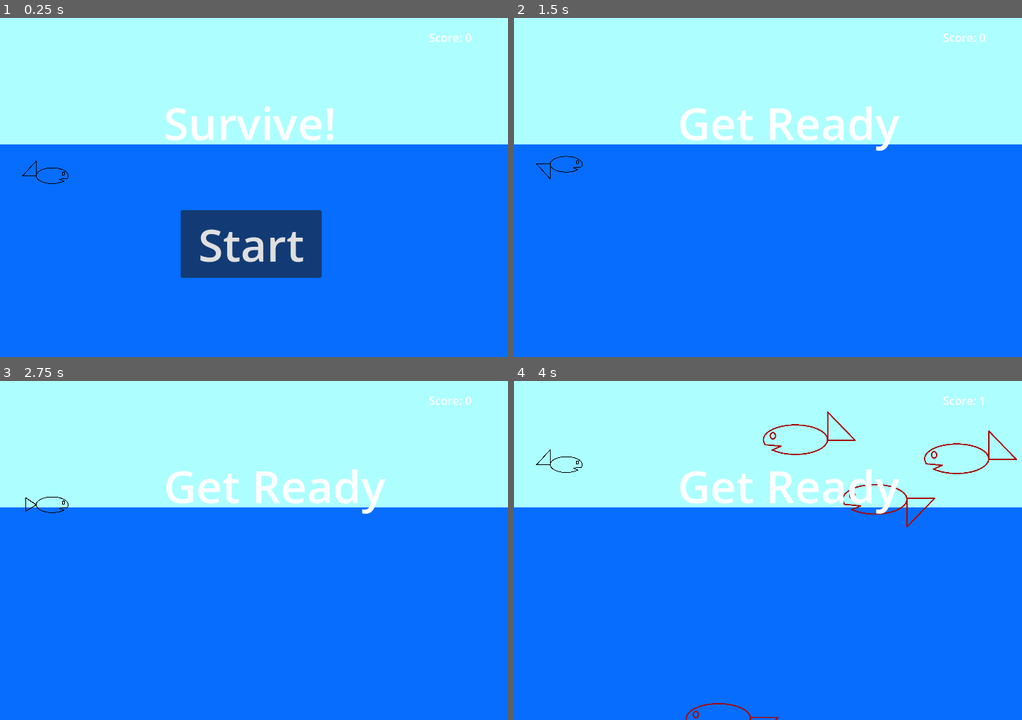
Above: before the commit, frames 1-4 (two rows, left to right).
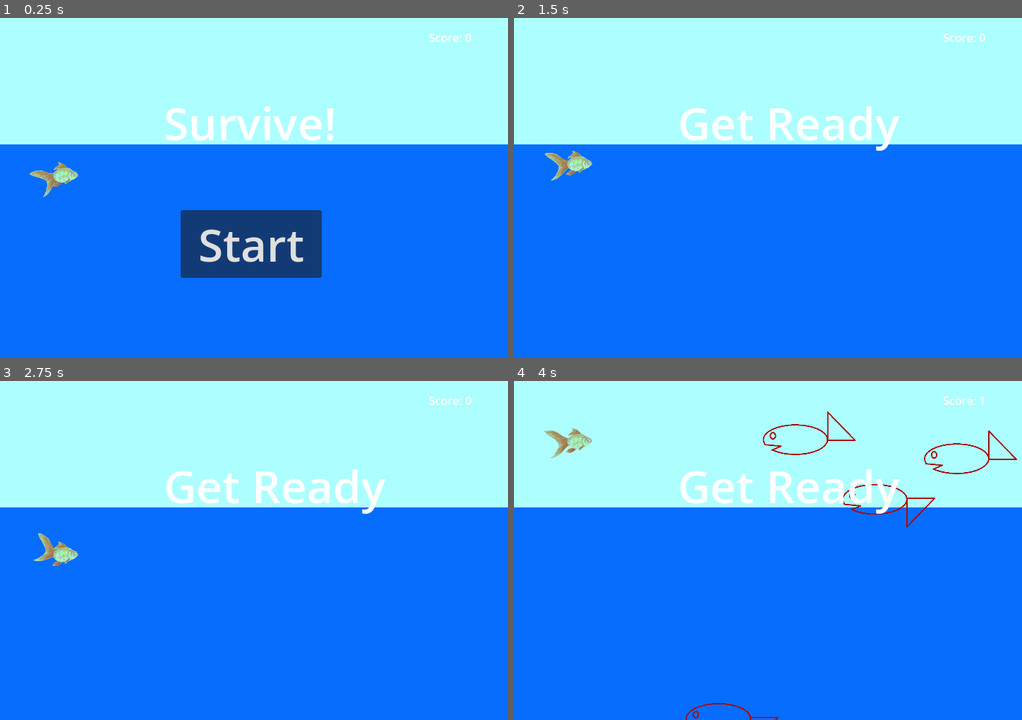
Above: after the commit, the same moments.

Repository: Aveli-games/splashy-fish
Game: Godot game, scene res://main.tscn
Same seed, same stepped clock (60 frames per second), same inputs: the game is played once before the commit and once after it.
Inputs:
- Up to frame 1 (0.25 s): no input
- Up to frame 2 (1.5 s): click "Start" at 0.5 s; tap Enter at 1.25 s; hold W (swim_up) from 1.28 s (still down)
- Up to frame 3 (2.75 s): release W (swim_up) at 2.03 s; hold S (swim_down) from 2.03 s (still down)
- Up to frame 4 (4 s): release S (swim_down) at 2.78 s; hold W (swim_up) from 2.78 s (still down)

The runs differ from the first frame. In frame 1, 0.4% of the frame differs, in the area x 4-16%, y 42-53%; in frame 2, 0.4%; in frame 3, 0.4%, in the area x 4-16%, y 34-55%; in frame 4, 0.4%.

Commit message:
Add new player art, remove placeholders

Diff:
--- a/player.tscn
+++ b/player.tscn
@@ -1,18 +1,18 @@
 [gd_scene load_steps=7 format=3 uid="uid://yyaj3k1cmcfm"]
 
 [ext_resource type="Script" path="res://player.gd" id="1_3epn2"]
-[ext_resource type="Texture2D" uid="uid://bjl1tfsyusdem" path="res://art/sprites/player/fish1.png" id="1_byiqn"]
-[ext_resource type="Texture2D" uid="uid://qheh2jvftmnk" path="res://art/sprites/player/fish2.png" id="2_fhb7f"]
-[ext_resource type="Texture2D" uid="uid://b0m0rs7tcg40x" path="res://art/sprites/player/fish_neutral.png" id="2_vd4gn"]
+[ext_resource type="Texture2D" uid="uid://c178vq78cteuk" path="res://art/sprites/player/fish_watercolor_up.png" id="2_ebb20"]
+[ext_resource type="Texture2D" uid="uid://b1kjcge12l8r7" path="res://art/sprites/player/fish_watercolor_neutral.png" id="3_hrwat"]
+[ext_resource type="Texture2D" uid="uid://bps180ujvbx0y" path="res://art/sprites/player/fish_watercolor_down.png" id="4_s1281"]
 
 [sub_resource type="SpriteFrames" id="SpriteFrames_4ma7g"]
 animations = [{
 "frames": [{
 "duration": 1.0,
-"texture": ExtResource("1_byiqn")
+"texture": ExtResource("2_ebb20")
 }, {
 "duration": 1.0,
-"texture": ExtResource("2_vd4gn")
+"texture": ExtResource("3_hrwat")
 }],
 "loop": true,
 "name": &"swim_down",
@@ -20,10 +20,10 @@
 }, {
 "frames": [{
 "duration": 1.0,
-"texture": ExtResource("1_byiqn")
+"texture": ExtResource("4_s1281")
 }, {
 "duration": 1.0,
-"texture": ExtResource("2_fhb7f")
+"texture": ExtResource("2_ebb20")
 }],
 "loop": true,
 "name": &"swim_neutral",
@@ -31,10 +31,10 @@
 }, {
 "frames": [{
 "duration": 1.0,
-"texture": ExtResource("2_fhb7f")
+"texture": ExtResource("3_hrwat")
 }, {
 "duration": 1.0,
-"texture": ExtResource("2_vd4gn")
+"texture": ExtResource("2_ebb20")
 }],
 "loop": true,
 "name": &"swim_up",
@@ -42,21 +42,22 @@
 }]
 
 [sub_resource type="CapsuleShape2D" id="CapsuleShape2D_kfeb8"]
-radius = 23.0
-height = 92.0
+radius = 24.0
+height = 62.6667
 
 [node name="Player" type="Area2D"]
 position = Vector2(66, 60)
-scale = Vector2(0.5, 0.5)
+scale = Vector2(0.75, 0.75)
 script = ExtResource("1_3epn2")
 
 [node name="AnimatedSprite2D" type="AnimatedSprite2D" parent="."]
 scale = Vector2(0.362903, 0.386364)
 sprite_frames = SubResource("SpriteFrames_4ma7g")
-animation = &"swim_down"
+animation = &"swim_up"
+frame_progress = 0.480171
 
 [node name="CollisionShape2D" type="CollisionShape2D" parent="."]
-position = Vector2(20, -1)
+position = Vector2(32, -2.66667)
 rotation = 1.5708
 shape = SubResource("CapsuleShape2D_kfeb8")
 
Binary file removed: art/sprites/player/fish1.png
Binary file removed: art/sprites/player/fish2.png
Binary file removed: art/sprites/player/fish_neutral.png
Binary file added: art/sprites/player/fish_watercolor_down.png
Not shown, changed: art/sprites/player/fish_watercolor_down.png.import
Binary file added: art/sprites/player/fish_watercolor_neutral.png
Not shown, changed: art/sprites/player/fish_watercolor_neutral.png.import
Binary file added: art/sprites/player/fish_watercolor_up.png
Not shown, changed: art/sprites/player/fish_watercolor_up.png.import
